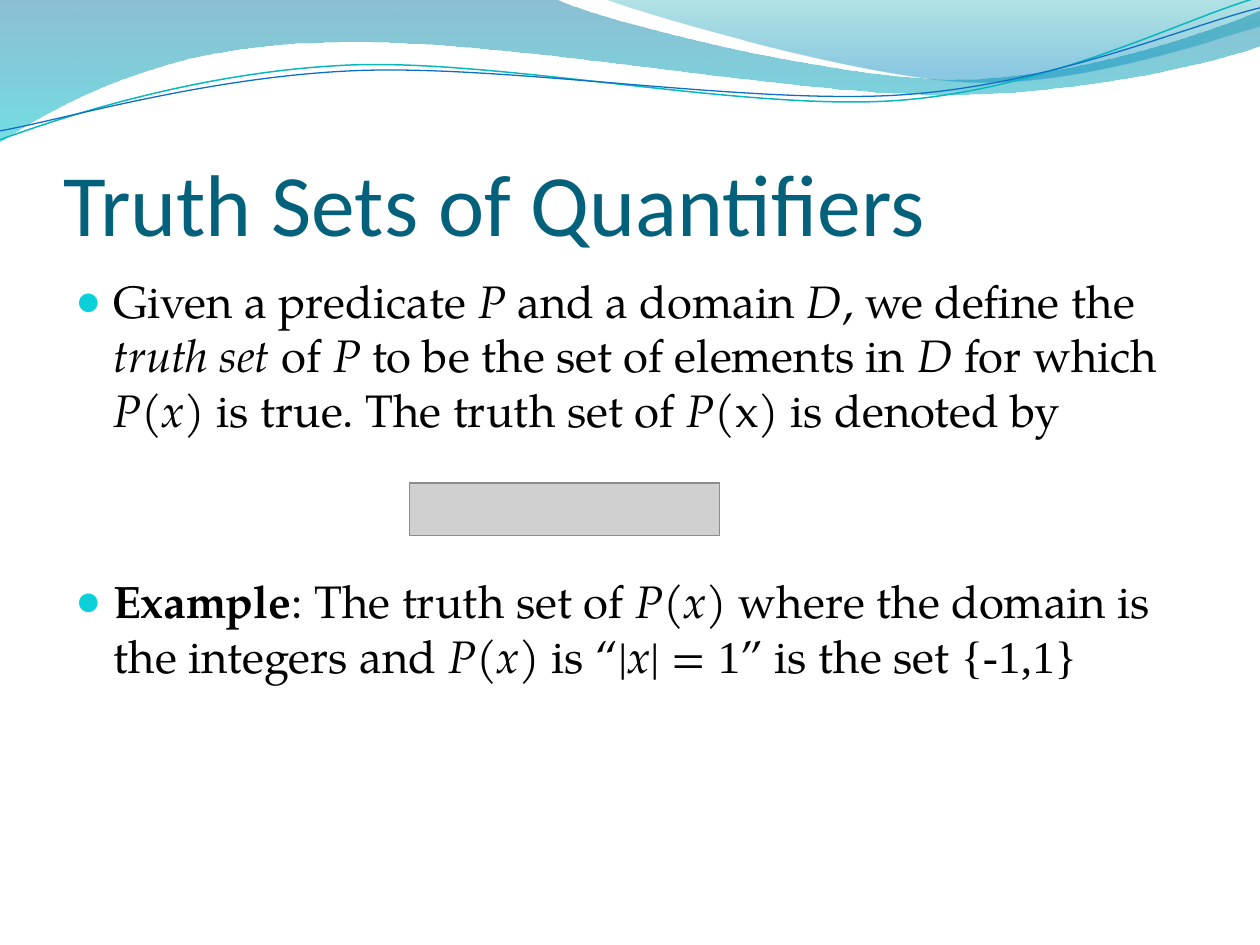
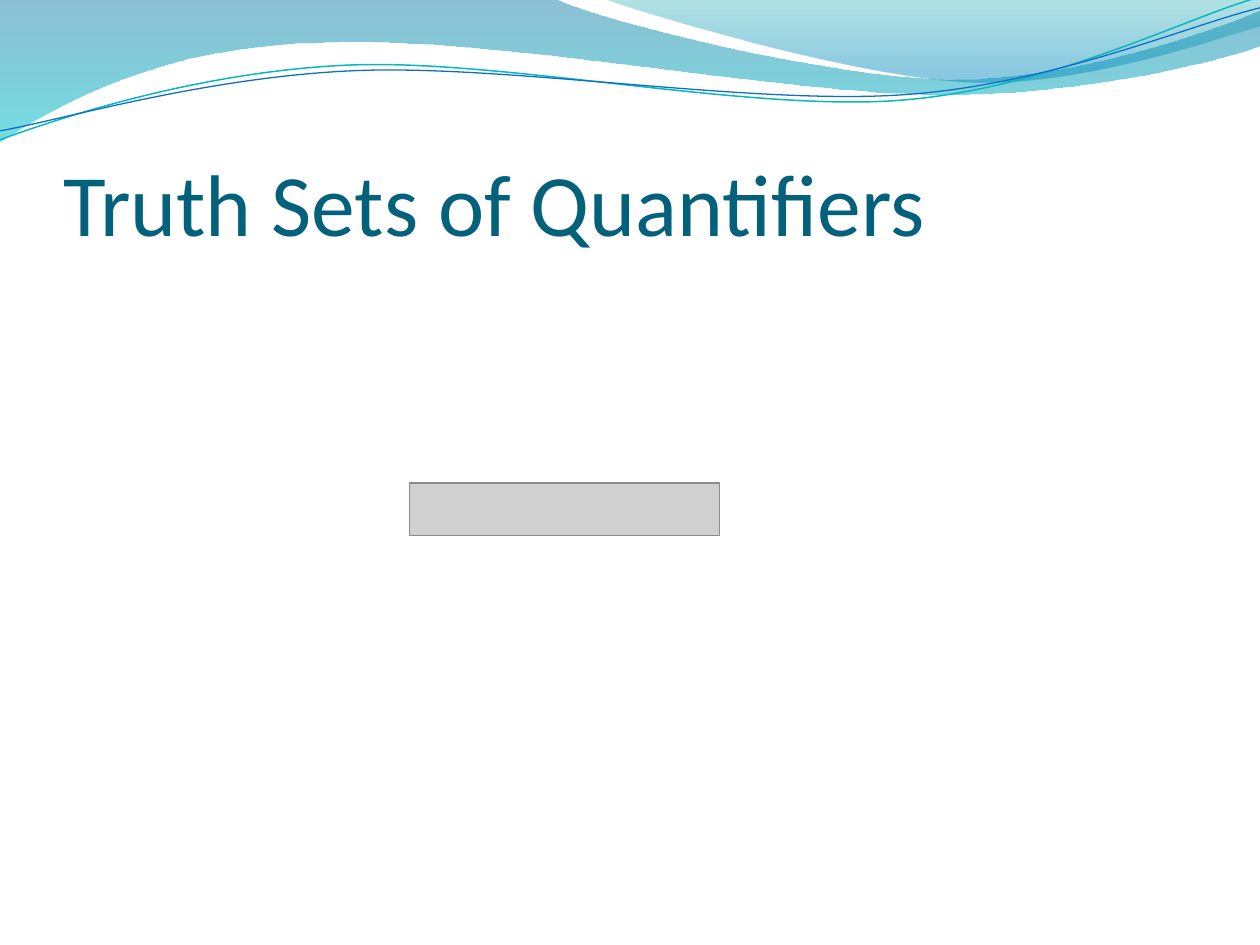
Before and after one commit to lin-chen-GA/lin-chen-GA.github.io, a slide deck: slide 34 of cs2620/slides/cs2620_notes2.pptx (slide 30 before the commit). Drawn at 1260x945 pixels with LibreOffice and Linux fonts; fonts in the diff are those of the drawing; grey boxes stand for pictures; background and template pictures are left out. Boxes give left, top, right and bottom in pixels: in the first picture for what was removed or moved away, otherwise in the second. Text is boxed around its words. In the diff, an @@ line names an element or a change of style, - is before the commit and + after.

```diff
--- a/cs2620/slides/cs2620_notes2.pptx
+++ b/cs2620/slides/cs2620_notes2.pptx
@@ text removed at (113,284,1157,686) @@
-● Given a predicate P and a domain D, we define the truth set of P to be the set of elements in D for which P(x) is true. The truth set of P(x) is denoted by
-● Example: The truth set of P(x) where the domain is the integers and P(x) is “|x| = 1” is the set {-1,1}
```
Also in this commit, not shown: 2 other slides changed, 5 slides added, 2 other files.
